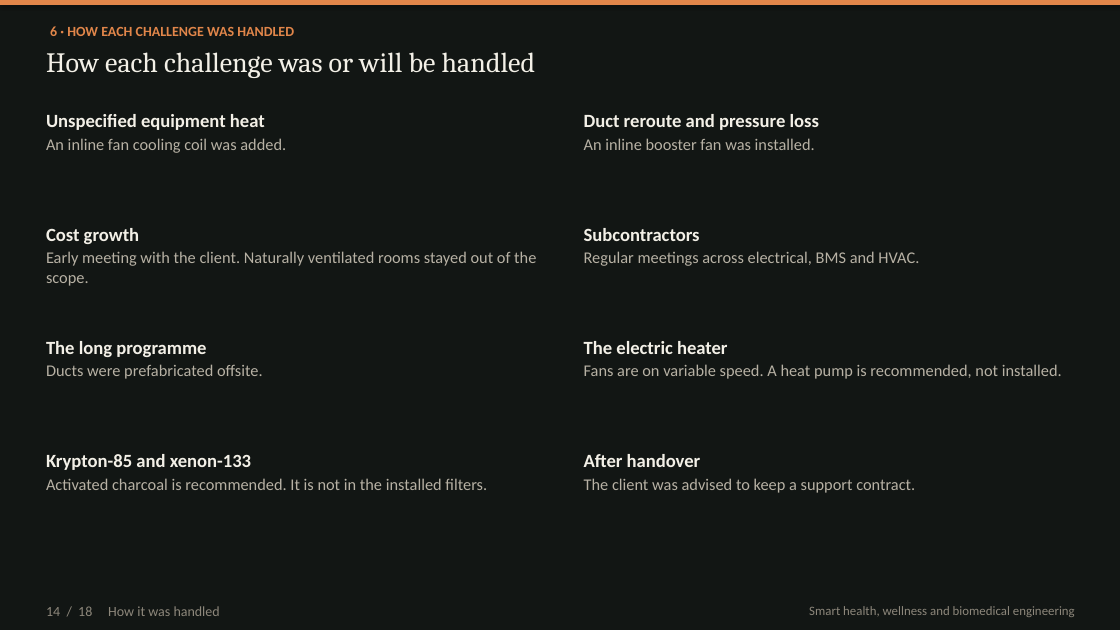
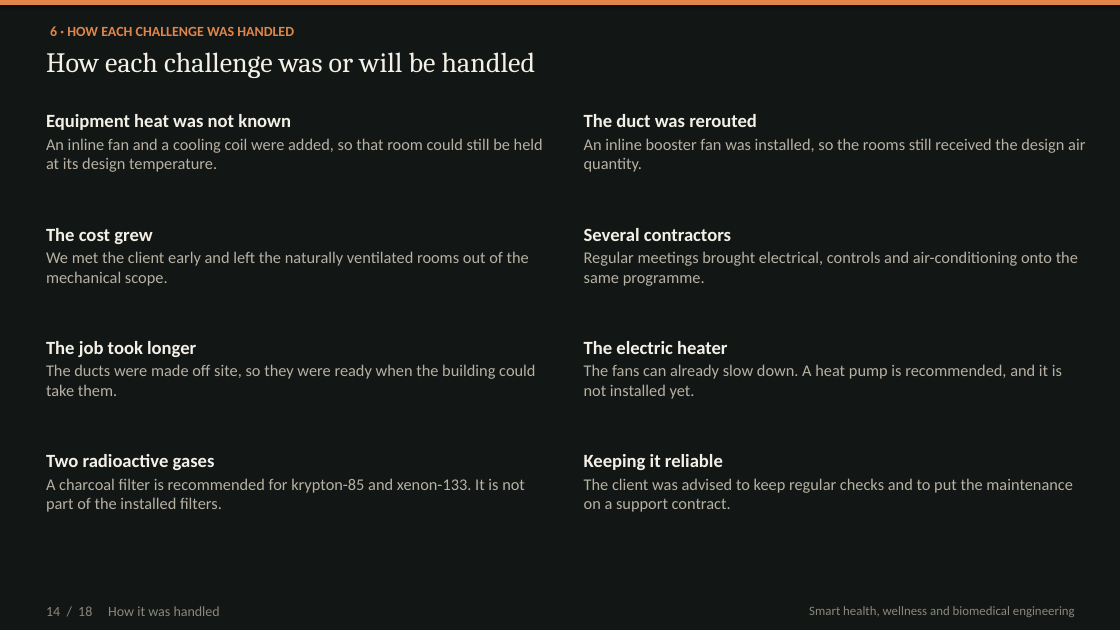
Before and after one commit to kakaijacob/Special-Operations-Schema, a slide deck: slide 14 of iek-talks/IEK_Cyclotron_HVAC_18_slides.pptx. Drawn at 1120x630 pixels with LibreOffice and Linux fonts; fonts in the diff are those of the drawing. Boxes give left, top, right and bottom in pixels: in the first picture for what was removed or moved away, otherwise in the second. Text is boxed around its words. In the diff, an @@ line names an element or a change of style, - is before the commit and + after.

```diff
--- a/iek-talks/IEK_Cyclotron_HVAC_18_slides.pptx
+++ b/iek-talks/IEK_Cyclotron_HVAC_18_slides.pptx
@@ text at [46,114,543,172]: text changed @@
-Unspecified equipment heat
-An inline fan cooling coil was added.
+Equipment heat was not known
+An inline fan and a cooling coil were added, so that room could still be held at its design temperature.
@@ text at [584,114,1085,172]: text changed @@
-Duct reroute and pressure loss
-An inline booster fan was installed.
+The duct was rerouted
+An inline booster fan was installed, so the rooms still received the design air quantity.
@@ text at [46,228,529,286]: text changed @@
-Cost growth
-Early meeting with the client. Naturally ventilated rooms stayed out of the scope.
+The cost grew
+We met the client early and left the naturally ventilated rooms out of the mechanical scope.
@@ text at [584,228,1078,286]: text changed @@
-Subcontractors
-Regular meetings across electrical, BMS and HVAC.
+Several contractors
+Regular meetings brought electrical, controls and air-conditioning onto the same programme.
@@ text at [46,341,535,396]: text changed @@
-The long programme
-Ducts were prefabricated offsite.
+The job took longer
+The ducts were made off site, so they were ready when the building could take them.
@@ text at [584,364,1062,399]: text changed @@
-Fans are on variable speed. A heat pump is recommended, not installed.
+The fans can already slow down. A heat pump is recommended, and it is not installed yet.
@@ text at [46,454,525,512]: text changed @@
-Krypton-85 and xenon-133
-Activated charcoal is recommended. It is not in the installed filters.
+Two radioactive gases
+A charcoal filter is recommended for krypton-85 and xenon-133. It is not part of the installed filters.
@@ text at [584,454,1073,512]: text changed @@
-After handover
-The client was advised to keep a support contract.
+Keeping it reliable
+The client was advised to keep regular checks and to put the maintenance on a support contract.
```
Also in this commit, not shown: 17 other slides changed, 1 other file.
